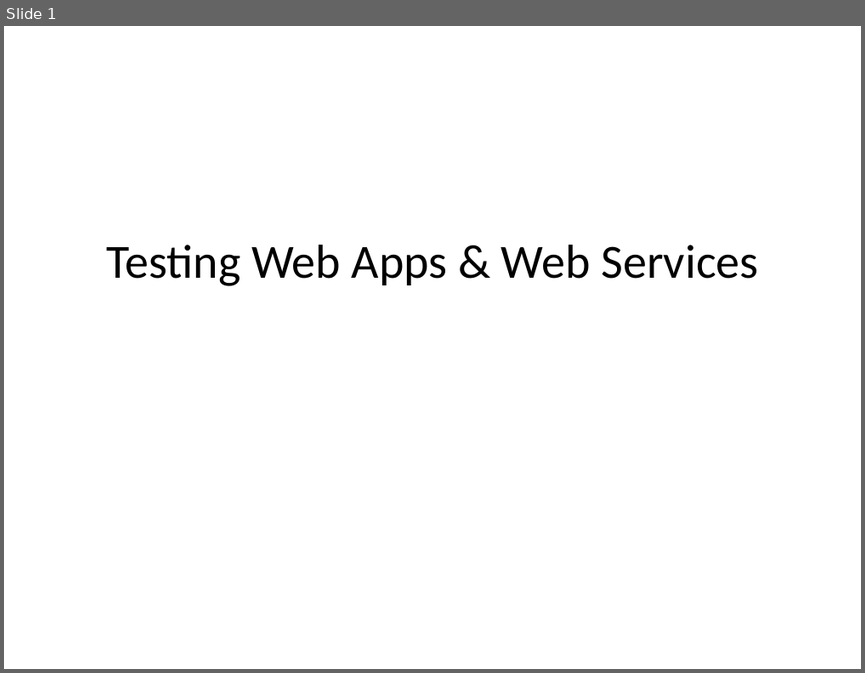
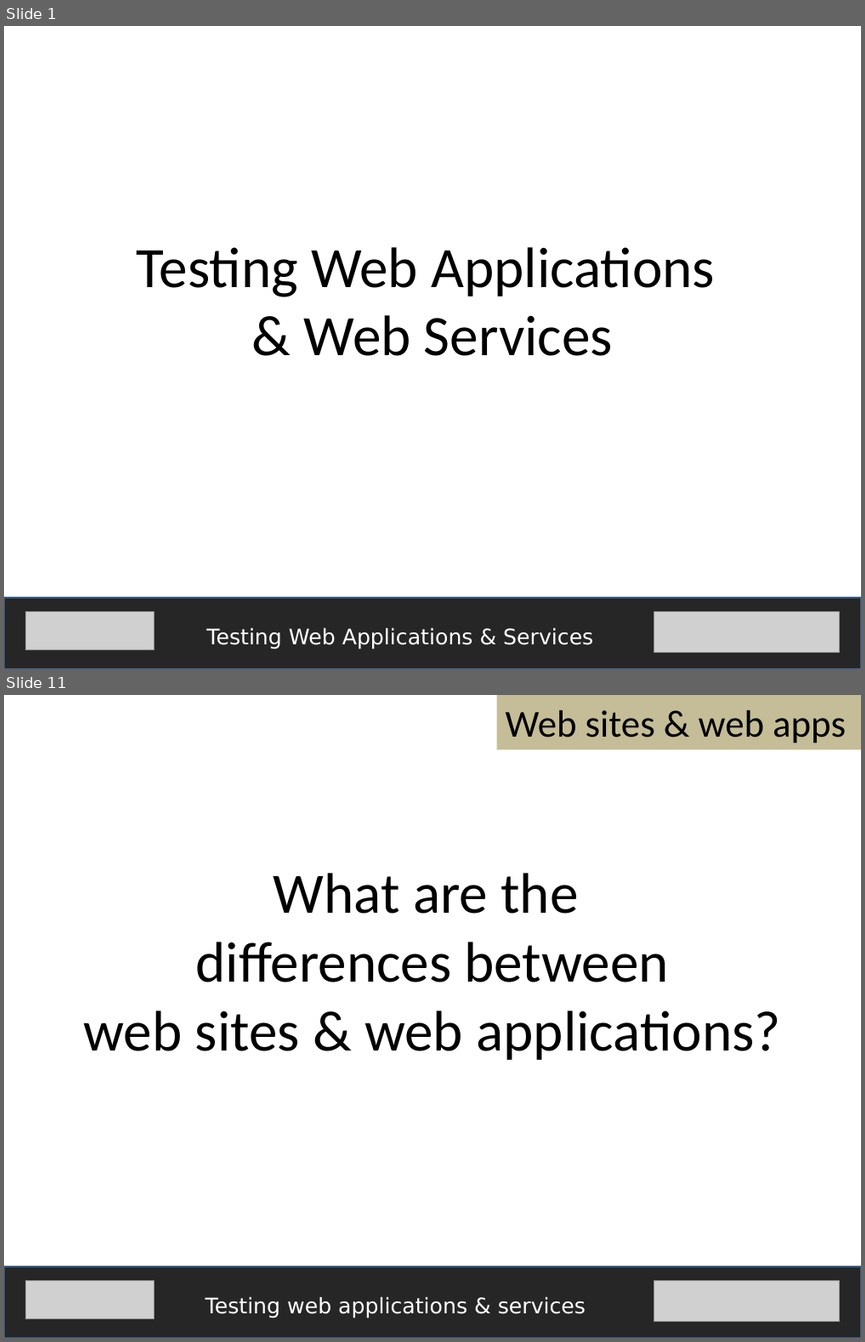
Before and after one commit to fijiaaron/testing-web-apps-and-services, a slide deck: presentations/Introduction.pptx. Shown one above the other, each under a label of ours: slide 1 before the commit, slides 1 and 11 after it; the slides between them are not shown. The pictures are 865x673 and 865x1342 pixels, drawn with LibreOffice and Linux fonts; fonts in the diff are those of the drawing; grey boxes stand for pictures. Boxes give left, top, right and bottom in pixels: in the first picture for what was removed or moved away, otherwise in the second. Text is boxed around its words. In the diff, an @@ line names an element or a change of style, - is before the commit and + after.

Commit message:
First presentation (introduction) is done except for minor edits, formatting, and pictures(?) but document still needs some work.

```diff
--- a/presentations/Introduction.pptx
+++ b/presentations/Introduction.pptx
@@ slide 11 added at [4, 695, 861, 1338], background #FFFFFF @@
@@ rectangle added at [497, 695, 861, 750], fill #C4BD97, 32 pt, text #000000 @@
+Web sites & web apps
@@ text added at [84, 873, 780, 1060], 48 pt, text #000000 @@
+What are the
+differences between
+web sites & web applications?
@@ rectangle added at [4, 1266, 861, 1338], fill #262626, outline #3A5F8C 2 pt @@
@@ picture added at [25, 1280, 154, 1319] @@
@@ picture added at [653, 1280, 840, 1321] @@
@@ text added at [205, 1297, 585, 1318], 18 pt, text #FFFFFF @@
+Testing web applications & services
@@ slide 1 changed as well @@
@@ text "Testing Web Applications" at [137, 247, 715, 356]: vertical alignment middle to top @@
@@ text at [137, 247, 715, 356]: text changed; size 40 to 48 pt @@
-Testing Web Apps & Web Services
+Testing Web Applications
+& Web Services
@@ rectangle added at [4, 597, 861, 669], fill #262626, outline #3A5F8C 2 pt @@
@@ picture added at [25, 611, 154, 650] @@
@@ picture added at [653, 611, 840, 652] @@
@@ text added at [206, 628, 593, 649], 18 pt, text #FFFFFF @@
+Testing Web Applications & Services
```
Also in this commit, not shown: 16 other slides added, 13 slides removed, 1 other file.
